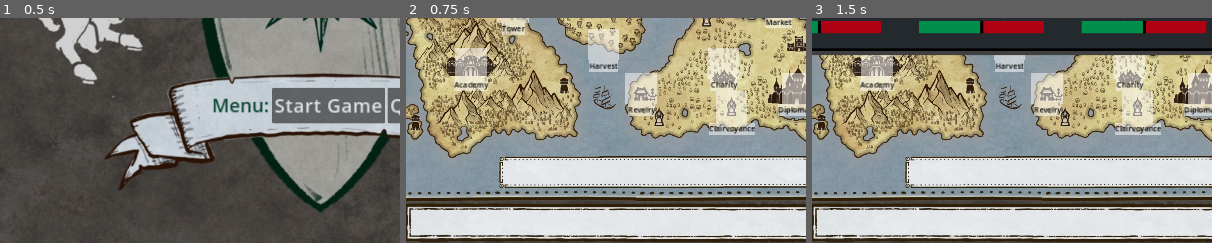
Above: before the commit, frames 1-3 (left to right).
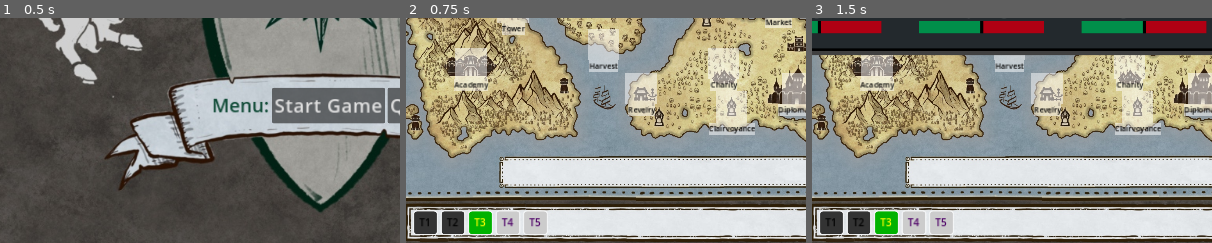
Above: after the commit, the same moments.

Repository: Evenwood/godotgamejam77
Game: Godot game, scene res://Main.tscn
The game is run twice, just before and just after one commit, with the same random seed, the same clock (stepped at 60 frames per second) and the same inputs.
Inputs:
- Up to frame 1 (0.5 s): no input
- Up to frame 2 (0.75 s): click "Start Game" at 0.5 s
- Up to frame 3 (1.5 s): click "View Stats" at 1.25 s
The pictures show only the part of the screen within x 8-58%, y 48-98%; the shares and areas given below are measured in that part.

Frame 1 is identical in both runs. In frame 2, 2.8% of the frame differs, in the area x 2-36%, y 85-97%; in frame 3, 2.8%.

Commit message:
Started the turn tracker

Diff:
--- a/game/GUI/Map_interface.tscn
+++ b/game/GUI/Map_interface.tscn
@@ -6,6 +6,7 @@
 [ext_resource type="PackedScene" uid="uid://cwcup6x6mim5w" path="res://GUI/pause_menu.tscn" id="4_wtv0c"]
 [ext_resource type="AudioStream" uid="uid://ciloxw376cues" path="res://Assets/That Zen Moment.mp3" id="5_rpubq"]
 [ext_resource type="PackedScene" uid="uid://d0qqsink86n8v" path="res://StatisticControl/Statistics.tscn" id="6_6r02h"]
+[ext_resource type="PackedScene" uid="uid://sfsn3f7tst4s" path="res://TurnTrackerControl/turn_tracker_view.tscn" id="7_5yqc8"]
 
 [sub_resource type="StyleBoxFlat" id="StyleBoxFlat_nbddc"]
 bg_color = Color(0.937255, 0.858824, 0.717647, 0.415686)
@@ -222,6 +223,9 @@
 horizontal_alignment = 1
 vertical_alignment = 1
 autowrap_mode = 3
+
+[node name="TurnTrackerView" parent="." instance=ExtResource("7_5yqc8")]
+layout_mode = 0
 
 [connection signal="pressed" from="StatMargins/StatGrid/Influence" to="." method="_on_influence_pressed"]
 [connection signal="pressed" from="StatMargins/StatGrid/Population" to="." method="_on_population_pressed"]
--- a/game/GUI/map_interface.gd
+++ b/game/GUI/map_interface.gd
@@ -17,6 +17,7 @@
 @onready var military_strength: Button = $StatMargins/StatGrid/MilitaryStrength
 @onready var foreign_relations: Button = $StatMargins/StatGrid/ForeignRelations
 @onready var stat_info: Label = $StatInfo
+@onready var turn_tracker_view : HBoxContainer = $TurnTrackerView
 
 var dropzone_scene = preload("res://DropZoneControl/drop_zone.tscn")
 #var Actions = preload("res://ActionControl/actions.gd")
@@ -31,6 +32,9 @@
 	load_dropzones()
 	setup_dropzone_positions()
 	dice_scene.position = Vector2(800, 945)
+	turn_tracker_view.position = Vector2(120, 650)
+	turn_tracker_view.next_turn()
+	turn_tracker_view.next_turn()
 
 func _process(delta):
 	influence.text = "Inf: %d" % [State.influence]
--- /dev/null
+++ b/game/TurnTrackerControl/turn_tracker.gd
@@ -0,0 +1,32 @@
+extends Node
+
+class_name TurnTracker
+
+var number_of_turns = State.get_number_of_turns()
+var current_turn = 1
+
+# Called when the node enters the scene tree for the first time.
+func _ready() -> void:
+	update_number_of_turns()
+	reset_current_turn()
+
+# Called every frame. 'delta' is the elapsed time since the previous frame.
+func _process(delta: float) -> void:
+	pass
+
+func update_number_of_turns() -> void:
+	number_of_turns = State.get_number_of_turns()
+
+func reset_current_turn() -> void:
+	current_turn = 1
+
+func get_number_of_turns() -> int:
+	return number_of_turns
+
+func get_current_turn() -> int:
+	return current_turn
+
+func next_turn():
+	if current_turn == number_of_turns:
+		return
+	current_turn += 1
--- /dev/null
+++ b/game/TurnTrackerControl/turn_tracker.tscn
@@ -0,0 +1,6 @@
+[gd_scene load_steps=2 format=3 uid="uid://djrcoan2mbgkp"]
+
+[ext_resource type="Script" path="res://TurnTrackerControl/turn_tracker.gd" id="1_8whh2"]
+
+[node name="TurnTracker" type="Node"]
+script = ExtResource("1_8whh2")
--- /dev/null
+++ b/game/TurnTrackerControl/turn_tracker_view.gd
@@ -0,0 +1,92 @@
+extends HBoxContainer
+
+var turn_tracker : TurnTracker
+
+var boxes: Array = []
+var labels: Array = []
+
+var future_turn_color: Color = Color(0.8, 0.8, 0.8, 1.0)  # Light gray
+var current_turn_color: Color = Color(0.0, 0.7, 0.0, 1.0) # Green
+var past_turn_color: Color = Color(0.2, 0.2, 0.2, 1.0) # Green
+@export var box_size = 40
+@export var box_margin = 5
+
+# Called when the node enters the scene tree for the first time.
+func _ready() -> void:
+	turn_tracker = TurnTracker.new()
+	add_child(turn_tracker)
+	initialize()
+	style_current_turn()
+
+# Called every frame. 'delta' is the elapsed time since the previous frame.
+func _process(delta: float) -> void:
+	pass
+
+func initialize() -> void:
+	# Clear existing boxes
+	for box in boxes:
+		box.queue_free()
+	boxes.clear()
+	# Create the boxes
+	var number_of_turns = turn_tracker.get_number_of_turns()
+	for count in range(number_of_turns):
+		var style = StyleBoxFlat.new()
+		style.set_corner_radius_all(5)
+		style.bg_color = future_turn_color
+		style.set_border_width_all(2)
+		style.border_color = Color(1, 1, 1, 0.5)
+
+		var box = Panel.new()
+		box.set_custom_minimum_size(Vector2(box_size, box_size))
+		box.add_theme_stylebox_override("panel", style)
+
+		_add_text_to_box("T" + str(count + 1), box)
+
+		add_child(box)
+		boxes.append(box)
+
+func _add_text_to_box(text, box):
+	var label = Label.new()
+	label.text = text
+	label.horizontal_alignment = HORIZONTAL_ALIGNMENT_CENTER
+	label.vertical_alignment = VERTICAL_ALIGNMENT_CENTER
+	label.set_anchors_preset(Control.PRESET_FULL_RECT)
+	label.add_theme_color_override("font_color", Color(0.3, 0, 0.4, 1))
+	box.add_child(label)
+	labels.append(label)
+
+func next_turn():
+	turn_tracker.next_turn()
+	style_current_turn()
+	style_previous_turn()
+
+func style_current_turn():
+	var current_turn = turn_tracker.get_current_turn()
+	var box = boxes[current_turn-1]
+	var label = labels[current_turn-1]
+	var style = box.get_theme_stylebox("panel").duplicate()
+	style.bg_color = current_turn_color
+	box.add_theme_stylebox_override("panel", style)
+	label.add_theme_color_override("font_color", Color(1, 1, 0, 1))
+
+func style_previous_turn():
+	var current_turn = turn_tracker.get_current_turn()
+	if current_turn == 1:
+		return
+	var box = boxes[current_turn-2]
+	var label = labels[current_turn-2]
+	var style = box.get_theme_stylebox("panel").duplicate()
+	style.bg_color = past_turn_color
+	box.add_theme_stylebox_override("panel", style)
+	label.add_theme_color_override("font_color", Color(0, 0, 0, 1))
+
+func reset() -> void:
+	turn_tracker.reset_current_turn()
+	for i in range(boxes.size()):
+		var box = boxes[i]
+		var label = labels[i]
+		var style = box.get_theme_stylebox("panel").duplicate()
+		style.bg_color = future_turn_color
+		box.add_theme_stylebox_override("panel", style)
+		# Reset text color
+		label.add_theme_color_override("font_color", Color(1, 1, 1, 0.8))  # Default text color
--- /dev/null
+++ b/game/TurnTrackerControl/turn_tracker_view.tscn
@@ -0,0 +1,6 @@
+[gd_scene load_steps=2 format=3 uid="uid://sfsn3f7tst4s"]
+
+[ext_resource type="Script" path="res://TurnTrackerControl/turn_tracker_view.gd" id="1_dm2vs"]
+
+[node name="TurnTrackerView" type="HBoxContainer"]
+script = ExtResource("1_dm2vs")
--- a/game/state.gd
+++ b/game/state.gd
@@ -23,6 +23,10 @@
 var chaos = 0
 var order = 0
 
+# Global turn tracking
+var number_of_turns = 5
+var number_of_actions_per_turn = 1
+
 func reset_state() -> void:
 	education = 0
 	faith = 0
@@ -40,6 +44,18 @@
 	chaos = 0
 	order = 0
 
+func set_number_of_turns(n):
+	number_of_turns = n
+
+func get_number_of_turns() -> int:
+	return number_of_turns
+
+func set_number_of_actions_per_turn(n:int) -> void:
+	number_of_actions_per_turn = n
+
+func get_number_of_actions_per_turn() -> int:
+	return number_of_actions_per_turn
+
 # Called when the node enters the scene tree for the first time.
 func _ready() -> void:
 	pass # Replace with function body.
Not shown: 1 places in game/GUI/Map_interface.tscn that only renumber resources
